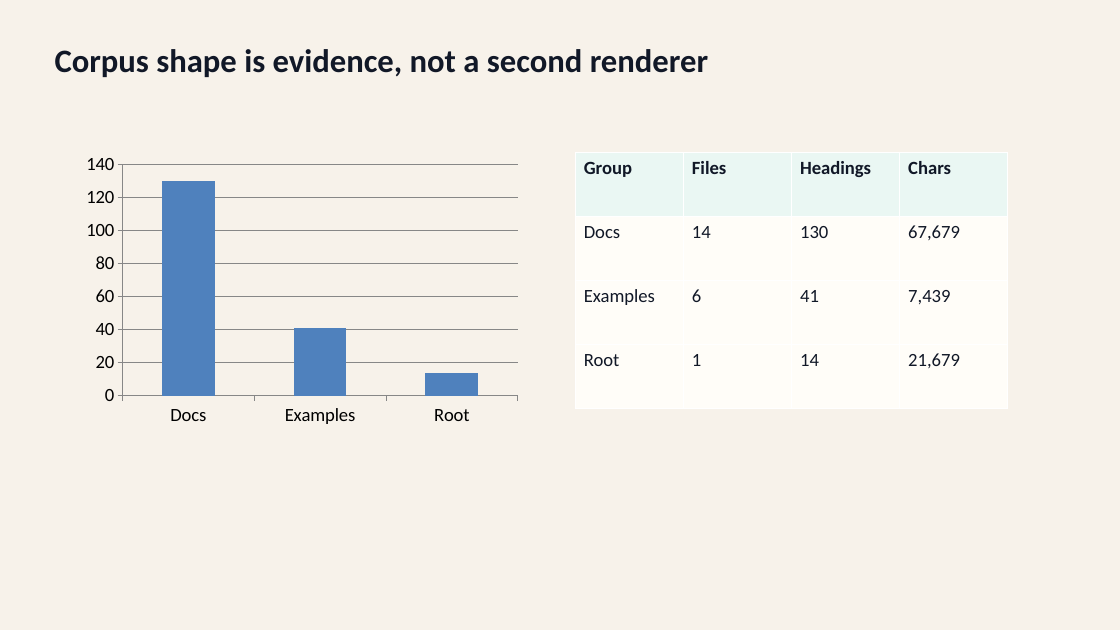
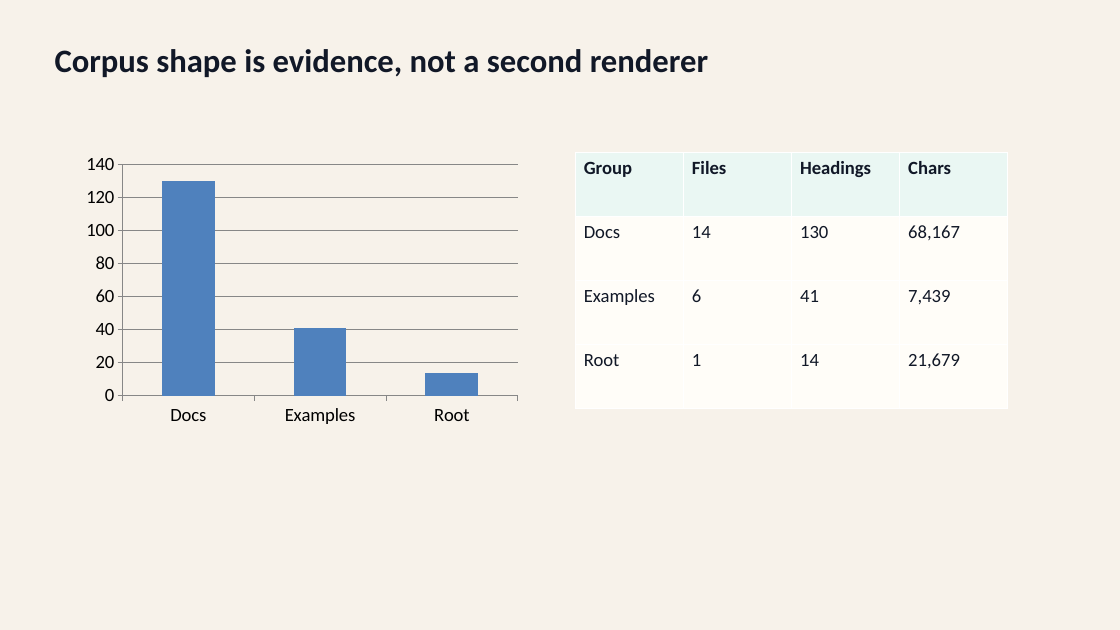
Before and after one commit to ch040602/mdpr-skill, a slide deck: slide 8 of artifacts/mdpr-vs-skill/mdpr-skill-from-actual-md-run.pptx. Drawn at 1120x630 pixels with LibreOffice and Linux fonts; fonts in the diff are those of the drawing. Boxes give left, top, right and bottom in pixels: in the first picture for what was removed or moved away, otherwise in the second. Text is boxed around its words. In the diff, an @@ line names an element or a change of style, - is before the commit and + after.

```diff
--- a/artifacts/mdpr-vs-skill/mdpr-skill-from-actual-md-run.pptx
+++ b/artifacts/mdpr-vs-skill/mdpr-skill-from-actual-md-run.pptx
@@ table at <box>576,153,1009,409</box> @@
-row 2, column 4: 67,679
+row 2, column 4: 68,167
```
Also in this commit, not shown: 2 other slides changed, 12 other files.
